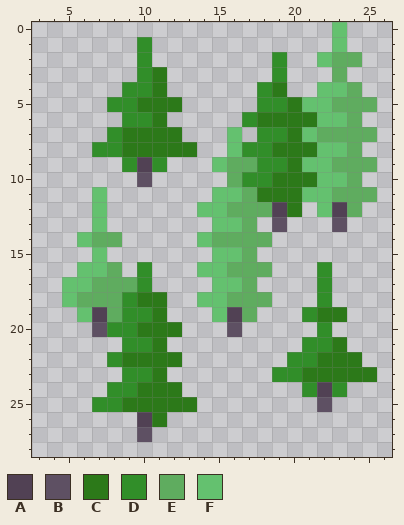
A pixel-art sprite gets an edit: Images.Tileset/TileSets/FantasyHex/Tiles/Coniferous Forest.png. Above: the version before the commit.
The file is 32x32 pixels. Pixels under 10% opacity are left out. Shown: x 3..26, y 0..28.
Palette (. is transparent): A #514154  B #5e5063  C #2c7919  D #318e29  E #5fac5f  F #64c16f
And afterwards:
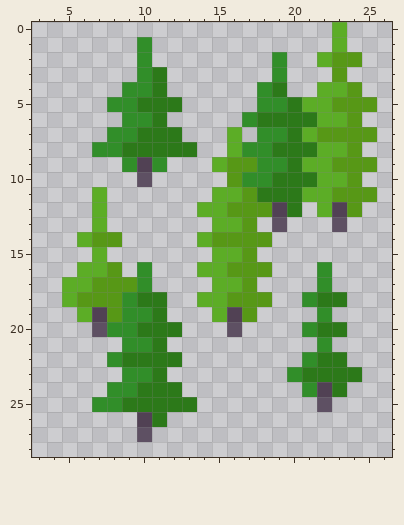
Changes in this commit:
colour E: #5fac5f -> #579816
colour F: #64c16f -> #5cad26
y 7: x 9 C -> D
y 18: x 21..23 .D. -> DCC
y 19: x 21..23 DCC -> .D.
y 20: x 21..23 .D. -> DCC
y 21: x 21 D -> .; x 23 C -> .
y 22: x 20 D -> .; x 24 C -> .
y 23: x 19 D -> .; x 25 C -> .
y 24: x 23 D -> C
